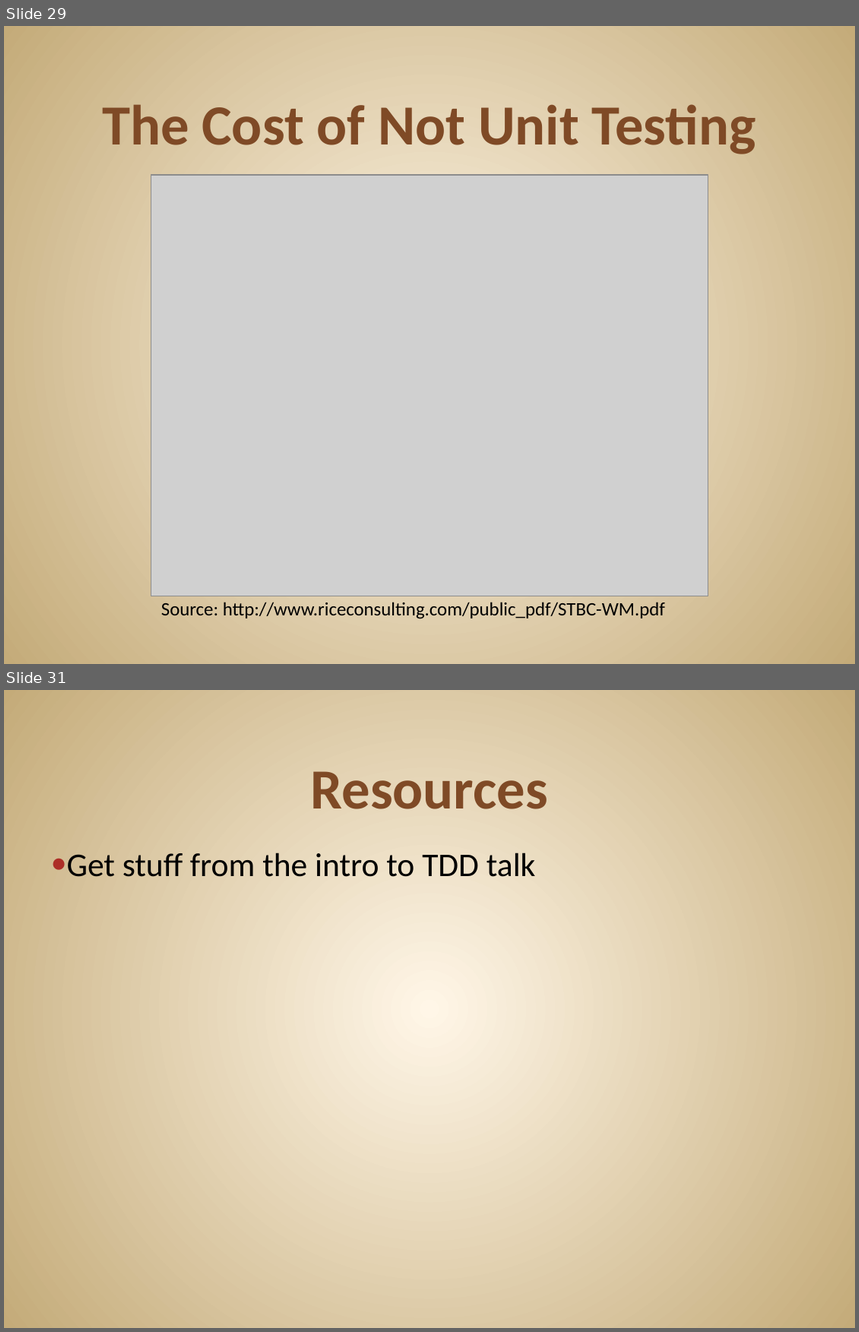
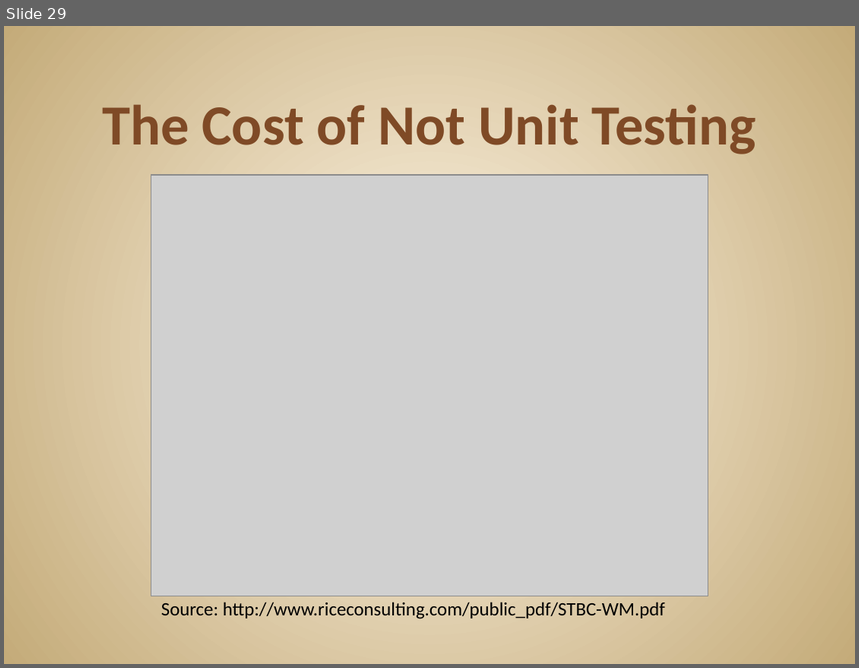
Before and after one commit to JonKruger/TDD-In-Action, a slide deck: TDD In Action.pptx. Shown one above the other, each under a label of ours: slides 29 and 31 before the commit, slide 29 after it; the slides between them are not shown. The pictures are 859x1332 and 859x668 pixels, drawn with LibreOffice and Linux fonts; fonts in the diff are those of the drawing; grey boxes stand for pictures. Boxes give left, top, right and bottom in pixels: in the first picture for what was removed or moved away, otherwise in the second. Text is boxed around its words. In the diff, an @@ line names an element or a change of style, - is before the commit and + after.

```diff
--- a/TDD In Action.pptx
+++ b/TDD In Action.pptx
@@ slide 31 removed at (4, 690, 855, 1328), background gradient #FFF7E8 to #C4AA7A @@
@@ title removed at (311, 771, 548, 809) @@
-Resources
@@ text removed at (67, 853, 536, 877) @@
-● Get stuff from the intro to TDD talk
```
Also in this commit, not shown: 6 slides added, 1 other slide removed.
